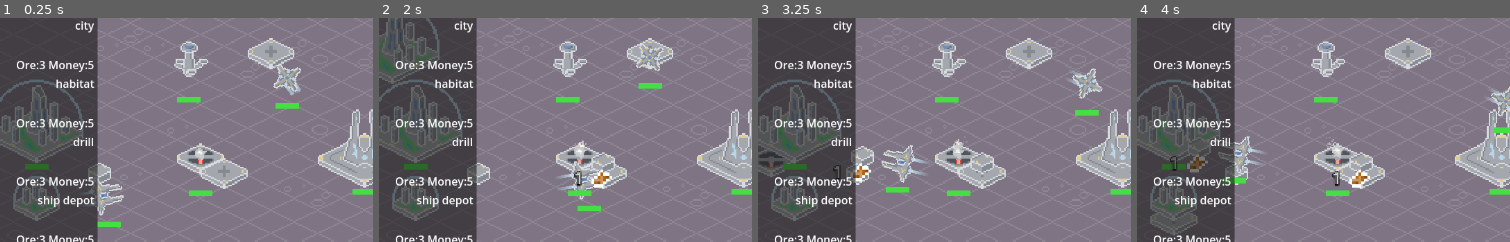
Above: before the commit, frames 1-4 (left to right).
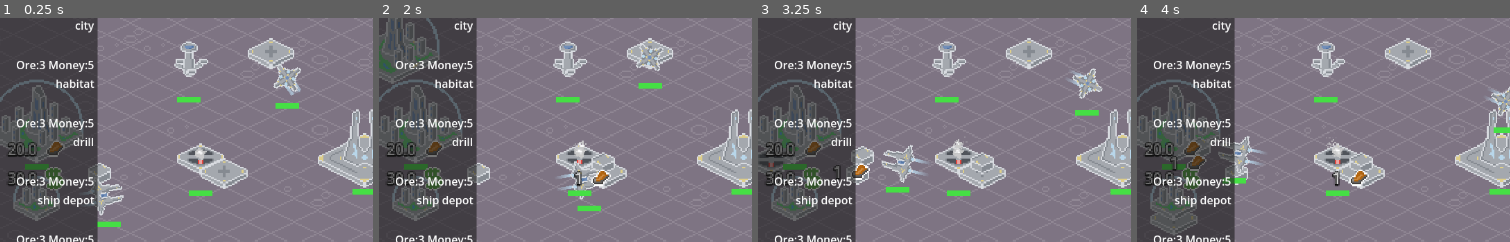
Above: after the commit, the same moments.

Repository: kevinn-t/cmpm-170-tower-defense
Game: Godot game, scene res://main scene.tscn
Same seed, same stepped clock (60 frames per second), same inputs: the game is played once before the commit and once after it.
Inputs:
- Up to frame 1 (0.25 s): no input
- Up to frame 2 (2 s): click "Unselect" at 0.5 s; click "city" at 1.25 s
- Up to frame 3 (3.25 s): click "habitat" at 2 s; click "drill" at 2.75 s
- Up to frame 4 (4 s): click "ship depot" at 3.5 s
The pictures show only the part of the screen within x 6-56%, y 19-69%; the shares and areas given below are measured in that part.

The runs differ from the first frame. In frame 1, 1.0% of the frame differs, in the area x 2-18%, y 54-77%; in frame 2, 1.2%; in frame 3, 1.2%; in frame 4, 1.3%, in the area x 2-63%, y 54-77%.

Commit message:
update ore and money sprite and fix stored to be city

Diff:
--- a/Prefabs/UI/storage_ui.tscn
+++ b/Prefabs/UI/storage_ui.tscn
@@ -1,7 +1,8 @@
-[gd_scene load_steps=3 format=3 uid="uid://44m0h5ev5e6"]
+[gd_scene load_steps=4 format=3 uid="uid://44m0h5ev5e6"]
 
 [ext_resource type="Script" uid="uid://de16g248a11s8" path="res://Prefabs/UI/storage_ui.gd" id="1_e2wpx"]
 [ext_resource type="Texture2D" uid="uid://v8aqq8lahvl2" path="res://Art/ore.png" id="1_yhuw5"]
+[ext_resource type="Texture2D" uid="uid://05ir0bgl6vkr" path="res://Art/money.png" id="3_mqm0n"]
 
 [node name="Stored" type="Node2D"]
 z_index = 3
@@ -54,4 +55,4 @@
 z_index = 3
 custom_minimum_size = Vector2(16, 16)
 layout_mode = 2
-texture = ExtResource("1_yhuw5")
+texture = ExtResource("3_mqm0n")
--- a/Prefabs/city_center.tscn
+++ b/Prefabs/city_center.tscn
@@ -6,6 +6,9 @@
 [node name="City Center" type="StaticBody2D" groups=["city_center"]]
 y_sort_enabled = true
 script = ExtResource("1_8neen")
+capacity = 100
+max_integrity = 500
+integrity = 500.0
 
 [node name="Sprite2D" parent="." instance=ExtResource("2_ai34k")]
 position = Vector2(0, -8)
--- a/Scripts/game_manager.gd
+++ b/Scripts/game_manager.gd
@@ -2,10 +2,12 @@
 extends Node2D
 # goes on the root of the main scene
 
-@export var stored : Dictionary = {
-	"ore" = 10,
-	"money" = 50
-}
+@export var stored : Dictionary :
+	get:
+		return $"Buildings/City Center".stored
+	set(value):
+		$"Buildings/City Center".stored = value
+		$"Buildings/City Center".refreshUI.emit()
 
 @export var unemployed_population : int = 10
 @export var total_population : int = 10
--- a/main scene.tscn
+++ b/main scene.tscn
@@ -117,6 +117,9 @@
 
 [node name="City Center" parent="Buildings" instance=ExtResource("1_0afw7")]
 position = Vector2(-48, -18)
+stored = {
+&"ore": 10
+}
 
 [node name="Drill" parent="Buildings" instance=ExtResource("2_ux2rm")]
 position = Vector2(64, 0)
Binary file changed: Art/money.aseprite
Binary file added: Art/money.png
Not shown, added: Art/money.png.import
Binary file changed: Art/ore.aseprite
Binary file changed: Art/ore.png
